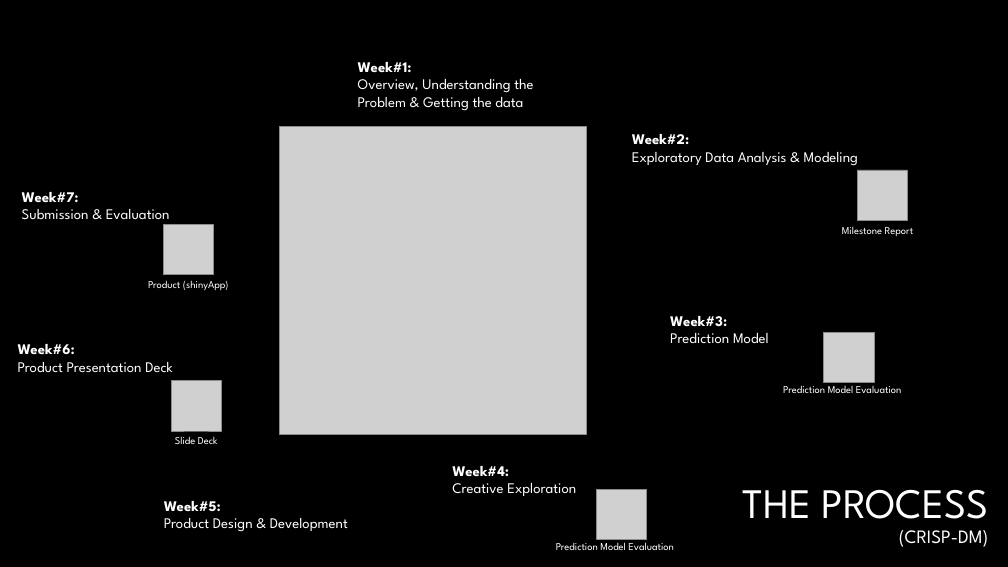
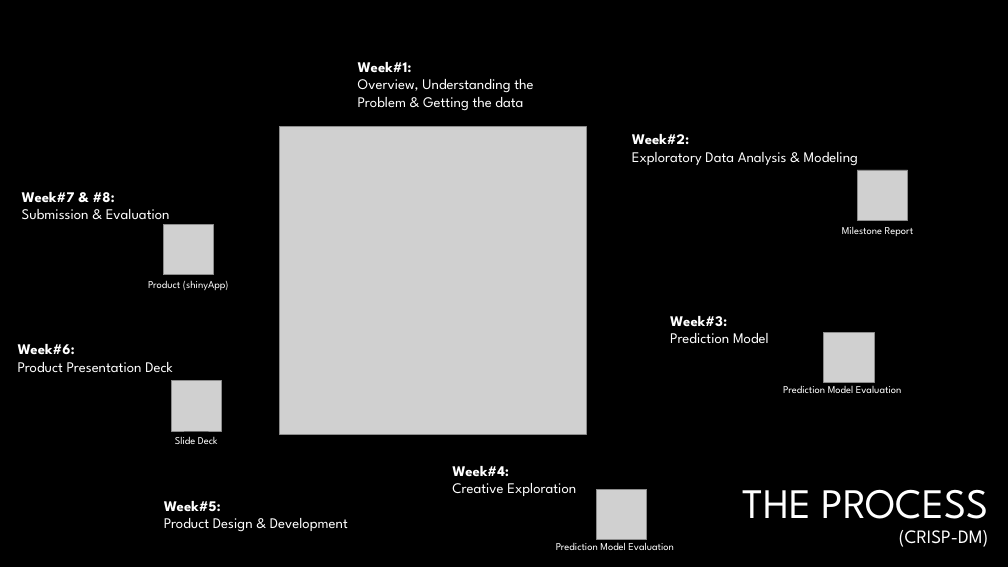
Before and after one commit to pparacch/CapstoneProjectDataScienceSpecialization, a slide deck: slide 4 of notes/meetUp_case_textPrediction.pptx (slide 5 before the commit). Drawn at 1008x567 pixels with LibreOffice and Linux fonts; fonts in the diff are those of the drawing; grey boxes stand for pictures; background and template pictures are left out. Boxes give left, top, right and bottom in pixels: in the first picture for what was removed or moved away, otherwise in the second. Text is boxed around its words. In the diff, an @@ line names an element or a change of style, - is before the commit and + after.

```diff
--- a/notes/meetUp_case_textPrediction.pptx
+++ b/notes/meetUp_case_textPrediction.pptx
@@ text at (22, 192, 115, 203): text changed @@
-Week#7:
+Week#7 & #8:
```
Also in this commit, not shown: 5 other slides changed, 5 slides added, 2 slides removed.
